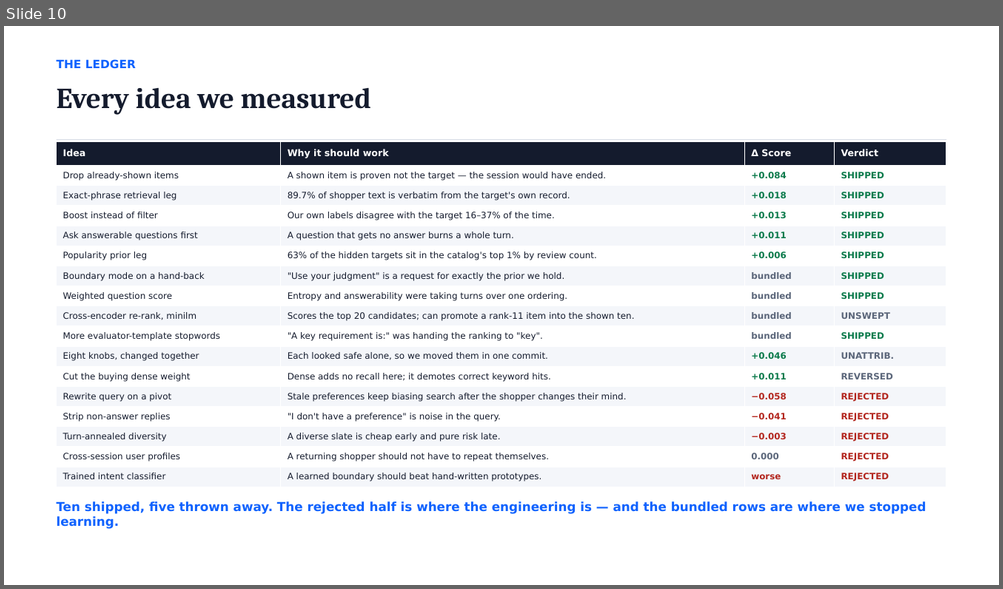
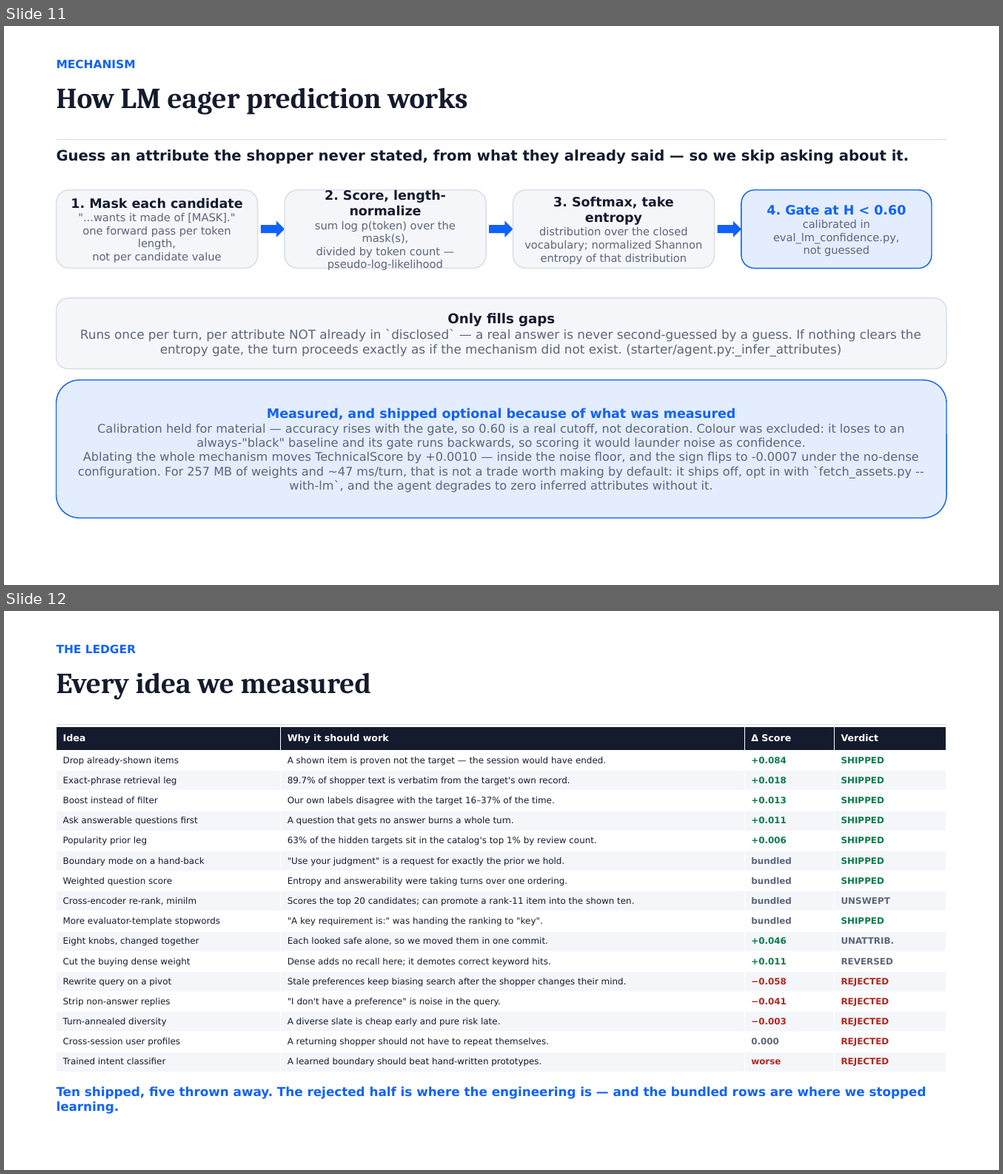
Before and after one commit to kxphan05/Spider-Rank, a slide deck: dist/techjam_track4.pptx. Shown one above the other, each under a label of ours: slide 10 before the commit, slides 11 and 12 after it. The pictures are 1003x589 and 1003x1174 pixels, drawn with LibreOffice and Linux fonts; fonts in the diff are those of the drawing. Boxes give left, top, right and bottom in pixels: in the first picture for what was removed or moved away, otherwise in the second. Text is boxed around its words. In the diff, an @@ line names an element or a change of style, - is before the commit and + after.

```diff
--- a/dist/techjam_track4.pptx
+++ b/dist/techjam_track4.pptx
@@ slide 11 added at [4,26,999,585], background #FFFFFF @@
@@ text added at [57,59,136,69], 11 pt, text #0F62FE, bold @@
+MECHANISM
@@ text added at [57,88,467,115], 28 pt, text #141B2D, bold @@
+How LM eager prediction works
@@ rectangle added at [57,139,946,140], fill #D8DDE6 @@
@@ text added at [57,150,909,164], 14 pt, text #141B2D, bold @@
+Guess an attribute the shopper never stated, from what they already said — so we skip asking about it.
@@ rounded rectangle added at [57,190,258,269], fill #F4F6FA, outline #D8DDE6 1 pt, 10.5 pt, text #5B667A @@
+1. Mask each candidate
+"...wants it made of [MASK]."
+one forward pass per token length,
+not per candidate value
@@ rounded rectangle added at [284,190,486,269], fill #F4F6FA, outline #D8DDE6 1 pt, 10.5 pt, text #5B667A @@
+2. Score, length-normalize
+sum log p(token) over the mask(s),
+divided by token count —
+pseudo-log-likelihood
@@ rounded rectangle added at [513,190,714,269], fill #F4F6FA, outline #D8DDE6 1 pt, 10.5 pt, text #5B667A @@
+3. Softmax, take entropy
+distribution over the closed
+vocabulary; normalized Shannon
+entropy of that distribution
@@ rounded rectangle added at [741,190,931,269], fill #E4EDFD, outline #0F62FE 1 pt, 10.5 pt, text #5B667A @@
+4. Gate at H < 0.60
+calibrated in
+eval_lm_confidence.py,
+not guessed
@@ right arrow added at [261,221,284,238], fill #0F62FE @@
@@ right arrow added at [489,221,513,238], fill #0F62FE @@
@@ right arrow added at [717,221,741,238], fill #0F62FE @@
@@ rounded rectangle added at [57,298,946,369], fill #F4F6FA, outline #D8DDE6 1 pt, 12 pt, text #5B667A @@
+Only fills gaps
+Runs once per turn, per attribute NOT already in `disclosed` — a real answer is never second-guessed by a guess. If nothing clears the entropy gate, the turn proceeds exactly as if the mechanism did not exist. (starter/agent.py:_infer_attributes)
@@ rounded rectangle added at [57,380,946,518], fill #E4EDFD, outline #0F62FE 1 pt, 11.5 pt, text #5B667A @@
+Measured, and shipped optional because of what was measured
+Calibration held for material — accuracy rises with the gate, so 0.60 is a real cutoff, not decoration. Colour was excluded: it loses to an always-"black" baseline and its gate runs backwards, so scoring it would launder noise as confidence.
+Ablating the whole mechanism moves TechnicalScore by +0.0010 — inside the noise floor, and the sign flips to -0.0007 under the no-dense configuration. For 257 MB of weights and ~47 ms/turn, that is not a trade worth making by default: it ships off, opt in with `fetch_assets.py --with-lm`, and the agent degrades to zero inferred attributes without it.
@@ what was slide 10 is now slide 12 @@
```
Also in this commit, not shown: 1 slide changed, 2 other slides added, 1 other file.
